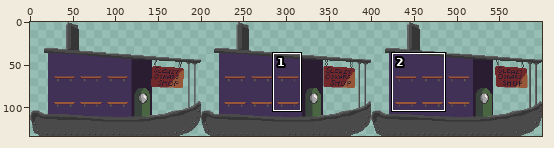
Sprite sheet: Assets/Sprites/UI/ShoppeBoat/Spr_StoreBoat.png. The picture above shows the old version from afar; the outline marks the close-up.
Close-up. Before the edit:
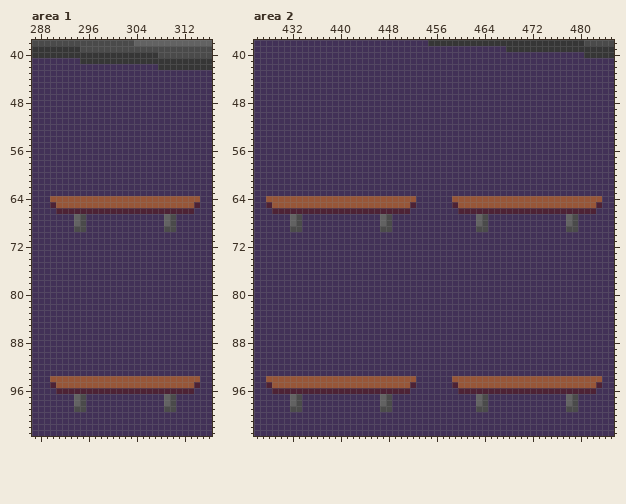
The file is 600x134 pixels. Shown: area 1: x 287..316, y 38..103; area 2: x 426..485, y 38..103. The commit also changed other parts of the picture, which this record leaves out.
Once edited:
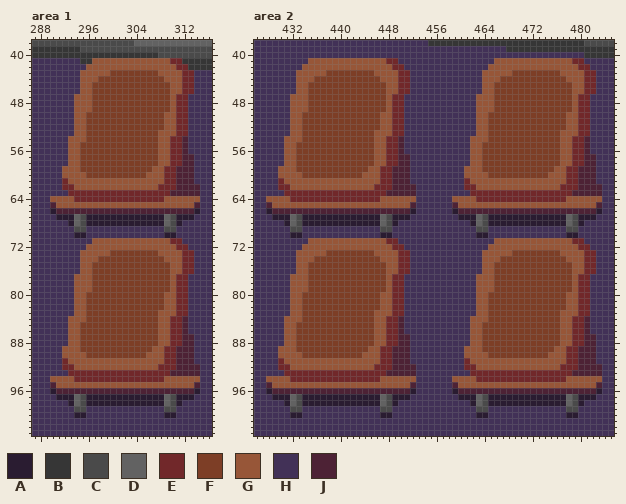
Palette (. is transparent): A #2a1c31  B #363636  C #4a4a4a  D #626262  E #71282a  F #7d3e26  G #975638  H #423157  J #4d2235
From old to new:
Changed rows in their new state; - is an unchanged pixel.
Area 1:
first column x 290:
 41 -------GGGGGGGGGGGGGEE---
 42 ------GGGGGGGGGGGGGGGEE--
 43 -----GGGGGFFFFFFFFGGGGEE-
 44 -----GGGFFFFFFFFFFFGGGEE-
 45 -----GGFFFFFFFFFFFFFGGEE-
 46 -----GGFFFFFFFFFFFFFGGEE-
 47 ----GGGFFFFFFFFFFFFFGEE--
 48 ----GGGFFFFFFFFFFFFFGEE--
 49 ----GGGFFFFFFFFFFFFFGEE--
 50 ----GGFFFFFFFFFFFFFGGEE--
 51 ----GGFFFFFFFFFFFFFGGEE--
 52 ----GGFFFFFFFFFFFFFGGEE--
 53 ----GGFFFFFFFFFFFFGGGEE--
 54 ---GGGFFFFFFFFFFFFGGEEJ--
 55 ---GGFFFFFFFFFFFFFGGEEJ--
 56 ---GGFFFFFFFFFFFFFGGEEJ--
 57 ---GGFFFFFFFFFFFFFGGEEJJ-
 58 ---GGFFFFFFFFFFFFFGGEEJJ-
 59 --GGGFFFFFFFFFFFFGGEEJJJ-
 60 --GGGGFFFFFFFFFFGGGEEJJJ-
 61 --EGGGGGGGGGGGGGGGGEEJJJ-
 62 --EEGGGGGGGGGGGGGGEEEJJJJ
 63 ---EEEEEEEEEEEEEEEEEJJJJJ
 64 ----EEEEEEEEEEEEEEE------
 66 A-----------------------A
 67 -AAA--AAAAAAAAAAAAA--AAA-
 68 ---A--AAAAAAAAAAAAA--A---
 70 ----AA-------------AA----
 71 -------GGGGGGGGGGGGGEE---
 72 ------GGGGGGGGGGGGGGGEE--
 73 -----GGGGGFFFFFFFFGGGGEE-
 74 -----GGGFFFFFFFFFFFGGGEE-
 75 -----GGFFFFFFFFFFFFFGGEE-
 76 -----GGFFFFFFFFFFFFFGGEE-
 77 ----GGGFFFFFFFFFFFFFGEE--
 78 ----GGGFFFFFFFFFFFFFGEE--
 79 ----GGGFFFFFFFFFFFFFGEE--
 80 ----GGFFFFFFFFFFFFFGGEE--
 81 ----GGFFFFFFFFFFFFFGGEE--
 82 ----GGFFFFFFFFFFFFFGGEE--
 83 ----GGFFFFFFFFFFFFGGGEE--
 84 ---GGGFFFFFFFFFFFFGGEEJ--
 85 ---GGFFFFFFFFFFFFFGGEEJ--
 86 ---GGFFFFFFFFFFFFFGGEEJ--
 87 ---GGFFFFFFFFFFFFFGGEEJJ-
 88 ---GGFFFFFFFFFFFFFGGEEJJ-
 89 --GGGFFFFFFFFFFFFGGEEJJJ-
 90 --GGGGFFFFFFFFFFGGGEEJJJ-
 91 --EGGGGGGGGGGGGGGGGEEJJJ-
 92 --EEGGGGGGGGGGGGGGEEEJJJJ
 93 ---EEEEEEEEEEEEEEEEEJJJJJ
 94 ----EEEEEEEEEEEEEEE------
 96 A-----------------------A
 97 -AAA--AAAAAAAAAAAAA--AAA-
 98 ---A--AAAAAAAAAAAAA--A---
100 ----AA-------------AA----
Area 2:
first column x 428:
 41 -------GGGGGGGGGGGGGEE----------------GGGGGGGGGGGGGEE---
 42 ------GGGGGGGGGGGGGGGEE--------------GGGGGGGGGGGGGGGEE--
 43 -----GGGGGFFFFFFFFGGGGEE------------GGGGGFFFFFFFFGGGGEE-
 44 -----GGGFFFFFFFFFFFGGGEE------------GGGFFFFFFFFFFFGGGEE-
 45 -----GGFFFFFFFFFFFFFGGEE------------GGFFFFFFFFFFFFFGGEE-
 46 -----GGFFFFFFFFFFFFFGGEE------------GGFFFFFFFFFFFFFGGEE-
 47 ----GGGFFFFFFFFFFFFFGEE------------GGGFFFFFFFFFFFFFGEE--
 48 ----GGGFFFFFFFFFFFFFGEE------------GGGFFFFFFFFFFFFFGEE--
 49 ----GGGFFFFFFFFFFFFFGEE------------GGGFFFFFFFFFFFFFGEE--
 50 ----GGFFFFFFFFFFFFFGGEE------------GGFFFFFFFFFFFFFGGEE--
 51 ----GGFFFFFFFFFFFFFGGEE------------GGFFFFFFFFFFFFFGGEE--
 52 ----GGFFFFFFFFFFFFFGGEE------------GGFFFFFFFFFFFFFGGEE--
 53 ----GGFFFFFFFFFFFFGGGEE------------GGFFFFFFFFFFFFGGGEE--
 54 ---GGGFFFFFFFFFFFFGGEEJ-----------GGGFFFFFFFFFFFFGGEEJ--
 55 ---GGFFFFFFFFFFFFFGGEEJ-----------GGFFFFFFFFFFFFFGGEEJ--
 56 ---GGFFFFFFFFFFFFFGGEEJ-----------GGFFFFFFFFFFFFFGGEEJ--
 57 ---GGFFFFFFFFFFFFFGGEEJJ----------GGFFFFFFFFFFFFFGGEEJJ-
 58 ---GGFFFFFFFFFFFFFGGEEJJ----------GGFFFFFFFFFFFFFGGEEJJ-
 59 --GGGFFFFFFFFFFFFGGEEJJJ---------GGGFFFFFFFFFFFFGGEEJJJ-
 60 --GGGGFFFFFFFFFFGGGEEJJJ---------GGGGFFFFFFFFFFGGGEEJJJ-
 61 --EGGGGGGGGGGGGGGGGEEJJJ---------EGGGGGGGGGGGGGGGGEEJJJ-
 62 --EEGGGGGGGGGGGGGGEEEJJJJ--------EEGGGGGGGGGGGGGGEEEJJJJ
 63 ---EEEEEEEEEEEEEEEEEJJJJJ---------EEEEEEEEEEEEEEEEEJJJJJ
 64 ----EEEEEEEEEEEEEEE----------------EEEEEEEEEEEEEEE------
 66 A-----------------------A------A-----------------------A
 67 -AAA--AAAAAAAAAAAAA--AAA--------AAA--AAAAAAAAAAAAA--AAA-
 68 ---A--AAAAAAAAAAAAA--A------------A--AAAAAAAAAAAAA--A---
 70 ----AA-------------AA--------------AA-------------AA----
 71 -------GGGGGGGGGGGGGEE----------------GGGGGGGGGGGGGEE---
 72 ------GGGGGGGGGGGGGGGEE--------------GGGGGGGGGGGGGGGEE--
 73 -----GGGGGFFFFFFFFGGGGEE------------GGGGGFFFFFFFFGGGGEE-
 74 -----GGGFFFFFFFFFFFGGGEE------------GGGFFFFFFFFFFFGGGEE-
 75 -----GGFFFFFFFFFFFFFGGEE------------GGFFFFFFFFFFFFFGGEE-
 76 -----GGFFFFFFFFFFFFFGGEE------------GGFFFFFFFFFFFFFGGEE-
 77 ----GGGFFFFFFFFFFFFFGEE------------GGGFFFFFFFFFFFFFGEE--
 78 ----GGGFFFFFFFFFFFFFGEE------------GGGFFFFFFFFFFFFFGEE--
 79 ----GGGFFFFFFFFFFFFFGEE------------GGGFFFFFFFFFFFFFGEE--
 80 ----GGFFFFFFFFFFFFFGGEE------------GGFFFFFFFFFFFFFGGEE--
 81 ----GGFFFFFFFFFFFFFGGEE------------GGFFFFFFFFFFFFFGGEE--
 82 ----GGFFFFFFFFFFFFFGGEE------------GGFFFFFFFFFFFFFGGEE--
 83 ----GGFFFFFFFFFFFFGGGEE------------GGFFFFFFFFFFFFGGGEE--
 84 ---GGGFFFFFFFFFFFFGGEEJ-----------GGGFFFFFFFFFFFFGGEEJ--
 85 ---GGFFFFFFFFFFFFFGGEEJ-----------GGFFFFFFFFFFFFFGGEEJ--
 86 ---GGFFFFFFFFFFFFFGGEEJ-----------GGFFFFFFFFFFFFFGGEEJ--
 87 ---GGFFFFFFFFFFFFFGGEEJJ----------GGFFFFFFFFFFFFFGGEEJJ-
 88 ---GGFFFFFFFFFFFFFGGEEJJ----------GGFFFFFFFFFFFFFGGEEJJ-
 89 --GGGFFFFFFFFFFFFGGEEJJJ---------GGGFFFFFFFFFFFFGGEEJJJ-
 90 --GGGGFFFFFFFFFFGGGEEJJJ---------GGGGFFFFFFFFFFGGGEEJJJ-
 91 --EGGGGGGGGGGGGGGGGEEJJJ---------EGGGGGGGGGGGGGGGGEEJJJ-
 92 --EEGGGGGGGGGGGGGGEEEJJJJ--------EEGGGGGGGGGGGGGGEEEJJJJ
 93 ---EEEEEEEEEEEEEEEEEJJJJJ---------EEEEEEEEEEEEEEEEEJJJJJ
 94 ----EEEEEEEEEEEEEEE----------------EEEEEEEEEEEEEEE------
 96 A-----------------------A------A-----------------------A
 97 -AAA--AAAAAAAAAAAAA--AAA--------AAA--AAAAAAAAAAAAA--AAA-
 98 ---A--AAAAAAAAAAAAA--A------------A--AAAAAAAAAAAAA--A---
100 ----AA-------------AA--------------AA-------------AA----
Pixel boxes of the changes (left, top, right, bottom) in both close-ups:
changed: (50, 58, 200, 418)
changed: (266, 58, 416, 418)
changed: (452, 58, 602, 418)
